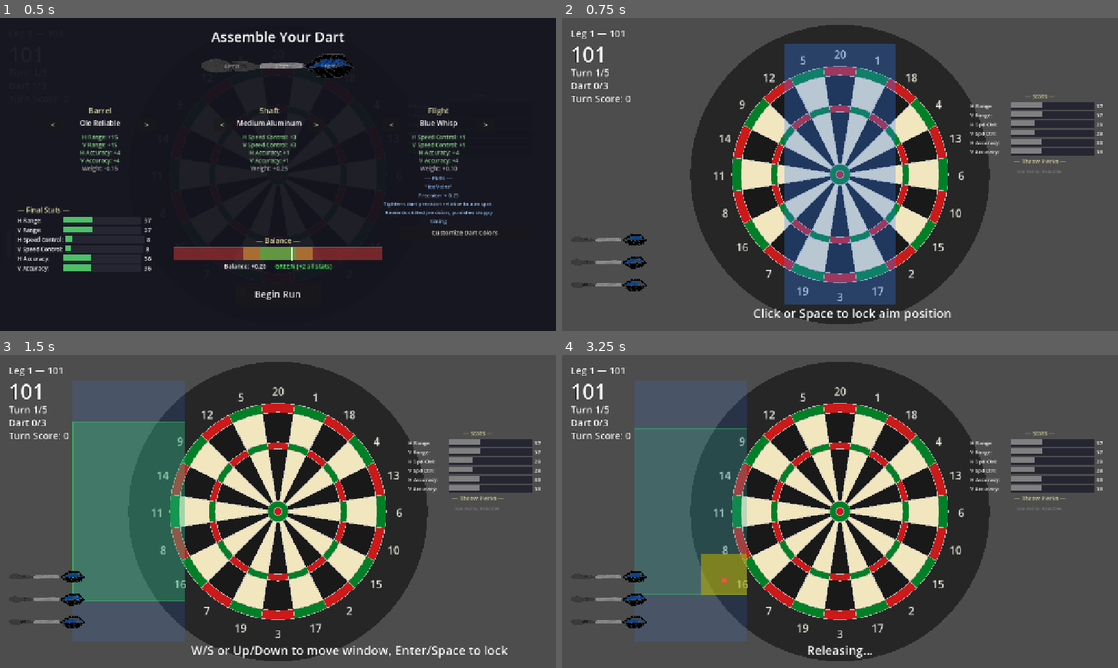
Above: before the commit, frames 1-4 (two rows, left to right).
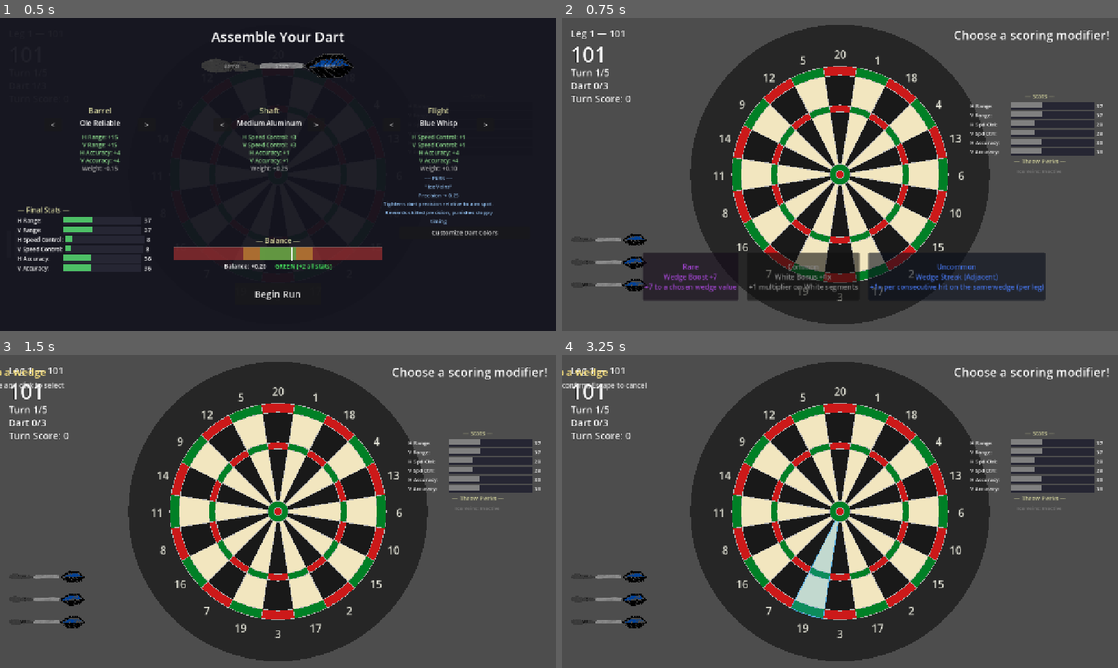
Above: after the commit, the same moments.

Repository: maxxBearr/darts-game
Game: Godot game, scene res://scenes/main.tscn
Same seed, same stepped clock (60 frames per second), same inputs: the game is played once before the commit and once after it.
Inputs (mouse positions are in pixels of both pictures, inside the frame that each line leads up to):
- Up to frame 1 (0.5 s): no input
- Up to frame 2 (0.75 s): click "Begin Run" at 0.5 s
- Up to frame 3 (1.5 s): click (127, 614) at 1.25 s, where only the run after the commit has a clickable "Rare Wedge Boost +7 +7 to a c…"
- Up to frame 4 (3.25 s): tap Enter at 2, 2.1, 2.75 s; move the mouse to (962, 495) at 2.02 s; hold Up (ui_up) 2.03-2.75 s; click (962, 495) at 2.17 s; tap Space at 2.27 s; drag from (728, 527) to (812, 574) at 2.77 s

Frame 1 is identical in both runs. In frame 2, 23% of the frame differs, in the area x 14-99%, y 4-97%; in frame 3, 18%; in frame 4, 19%.

Commit message:
fixed wedge swap not carrying over colors

Diff:
--- a/scenes/main.tscn
+++ b/scenes/main.tscn
@@ -46,6 +46,7 @@
 
 [node name="Main" type="Node2D" unique_id=1602768068]
 script = ExtResource("1_main")
+debug_start_with_modifier = true
 
 [node name="Dartboard" type="Node2D" parent="." unique_id=1463593562]
 script = ExtResource("2_dartboard")
--- a/scripts/dartboard.gd
+++ b/scripts/dartboard.gd
@@ -145,27 +145,32 @@
 	for wedge_idx: int in range(20):
 		var start_angle_deg: float = wedge_idx * WEDGE_ANGLE_DEG + WEDGE_OFFSET_DEG
 		var end_angle_deg: float = start_angle_deg + WEDGE_ANGLE_DEG
-		var is_even: bool = wedge_idx % 2 == 0
+
+		var single_color: Color
+		var multi_color: Color
+		if effective_wedge_colors.size() == 20:
+			single_color = _segment_color_to_render(effective_wedge_colors[wedge_idx]["single"])
+			multi_color = _segment_color_to_render(effective_wedge_colors[wedge_idx]["multi"])
+		else:
+			var is_even: bool = wedge_idx % 2 == 0
+			single_color = wedge_a_single if is_even else wedge_b_single
+			multi_color = wedge_a_multi if is_even else wedge_b_multi
 
 		# Double ring
 		_draw_segment(start_angle_deg, end_angle_deg,
-			RING_DOUBLE_OUTER, RING_OUTER_SINGLE_OUTER,
-			wedge_a_multi if is_even else wedge_b_multi)
+			RING_DOUBLE_OUTER, RING_OUTER_SINGLE_OUTER, multi_color)
 
 		# Outer single
 		_draw_segment(start_angle_deg, end_angle_deg,
-			RING_OUTER_SINGLE_OUTER, RING_TRIPLE_OUTER,
-			wedge_a_single if is_even else wedge_b_single)
+			RING_OUTER_SINGLE_OUTER, RING_TRIPLE_OUTER, single_color)
 
 		# Triple ring
 		_draw_segment(start_angle_deg, end_angle_deg,
-			RING_TRIPLE_OUTER, RING_INNER_SINGLE_OUTER,
-			wedge_a_multi if is_even else wedge_b_multi)
+			RING_TRIPLE_OUTER, RING_INNER_SINGLE_OUTER, multi_color)
 
 		# Inner single
 		_draw_segment(start_angle_deg, end_angle_deg,
-			RING_INNER_SINGLE_OUTER, RING_SINGLE_BULL_OUTER,
-			wedge_a_single if is_even else wedge_b_single)
+			RING_INNER_SINGLE_OUTER, RING_SINGLE_BULL_OUTER, single_color)
 
 	# Bullseyes drawn on top as filled circles
 	draw_circle(Vector2.ZERO, board_radius * RING_SINGLE_BULL_OUTER, bull_single_color)
@@ -455,6 +460,20 @@
 	return WEDGE_ORDER[wedge_idx]
 
 
+## Map a SegmentColor enum value to the actual render Color used for drawing.
+func _segment_color_to_render(seg_color: ScoringEnums.SegmentColor) -> Color:
+	match seg_color:
+		ScoringEnums.SegmentColor.BLACK:
+			return wedge_a_single
+		ScoringEnums.SegmentColor.WHITE:
+			return wedge_b_single
+		ScoringEnums.SegmentColor.RED:
+			return wedge_a_multi
+		ScoringEnums.SegmentColor.GREEN:
+			return wedge_b_multi
+	return wedge_a_single
+
+
 ## Look up the segment color for a wedge index and ring type.
 ## is_multi = true for double/triple rings, false for single rings.
 ## Uses effective_wedge_colors if populated, otherwise derives from wedge index.
